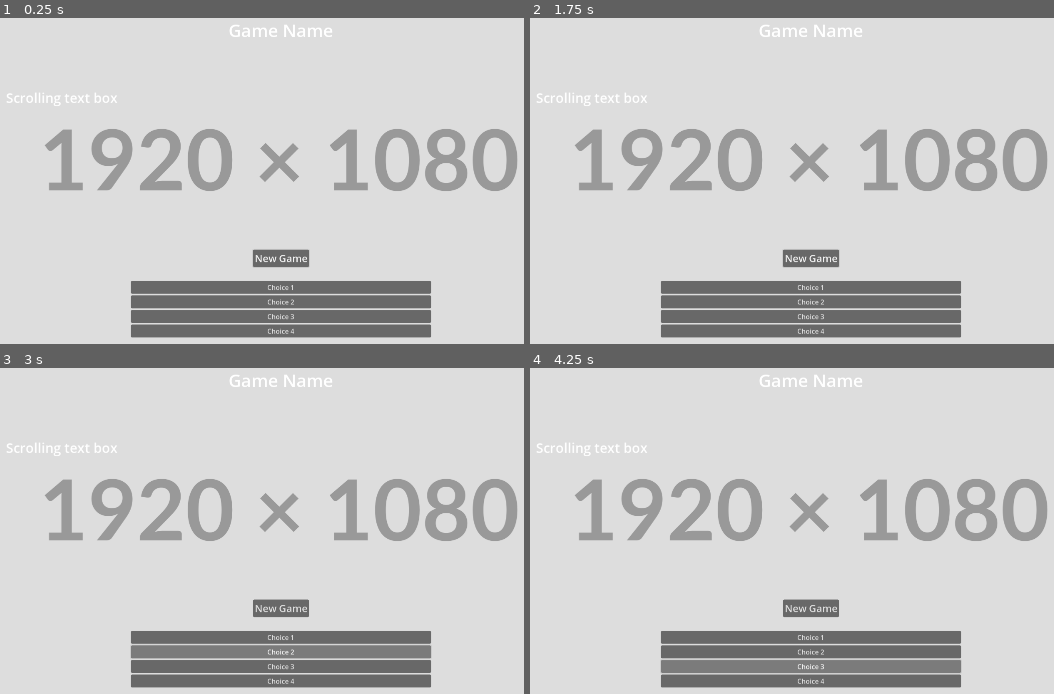
Above: before the commit, frames 1-4 (two rows, left to right).
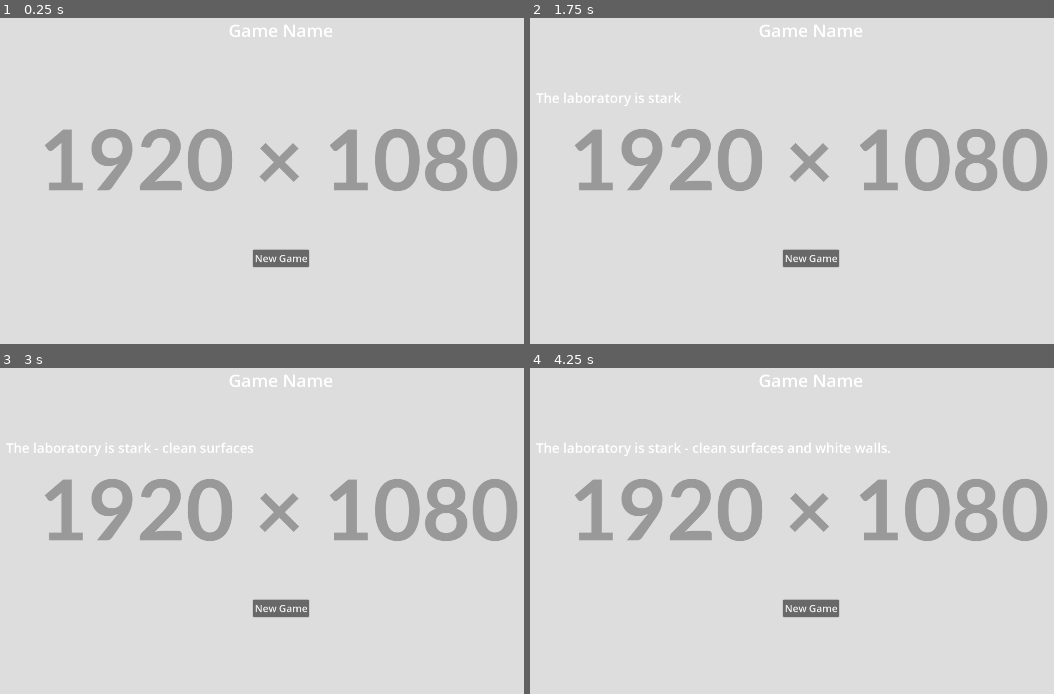
Above: after the commit, the same moments.

Repository: ReneJSchwartz/quantum-jam-2025-choose-your-own-adventure
Game: Godot game, scene res://scenes/game_tree.tscn
Same seed, same stepped clock (60 frames per second), same inputs: the game is played once before the commit and once after it.
Inputs (mouse positions are in pixels of both pictures, inside the frame that each line leads up to):
- Up to frame 1 (0.25 s): no input
- Up to frame 2 (1.75 s): click "New Game" at 0.5 s; click "New Game" at 1.25 s
- Up to frame 3 (3 s): click (282, 638) at 2 s, where only the run before the commit has a clickable "Choice 1"; click (282, 651) at 2.75 s, where only the run before the commit has a clickable "Choice 2"
- Up to frame 4 (4.25 s): click (812, 667) at 3.5 s, where only the run before the commit has a clickable "Choice 3"

The runs differ from the first frame. In frame 1, 9.6% of the frame differs, in the area x 1-83%, y 23-99%; in frame 2, 9.6%; in frame 3, 9.7%; in frame 4, 9.9%.

Commit message:
feat: add opening dialogue

Diff:
--- a/godot_project/scenes/ui/dialogue_ui.tscn
+++ b/godot_project/scenes/ui/dialogue_ui.tscn
@@ -7,22 +7,31 @@
 
 [node name="Scripts" type="Node" parent="."]
 
-[node name="DialogueUiManager" type="Node" parent="Scripts" node_paths=PackedStringArray("ui_container", "text_area")]
+[node name="DialogueUiManager" type="Node" parent="Scripts" node_paths=PackedStringArray("ui_container", "text_area", "speaker_name", "dialogue_options")]
 script = ExtResource("1_y3syv")
-text_speeds_slow_normal_fast = Array[float]([0.1, 0.15, 0.2])
+text_speeds_slow_normal_fast = Array[float]([10.0, 15.0, 20.0])
 ui_container = NodePath("../../ContainerPageView")
 text_area = NodePath("../../ContainerScrollView/MarginContainer/VBoxContainer/MarginContainer/ScrollingDialogueBox")
+speaker_name = NodePath("../../ContainerPageView/SpeakerName")
+dialogue_options = [NodePath("../../ContainerScrollView/MarginContainer/VBoxContainer/ChoiceMargin/DialogueChoices/Choice 1"), NodePath("../../ContainerScrollView/MarginContainer/VBoxContainer/ChoiceMargin/DialogueChoices/Choice 2"), NodePath("../../ContainerScrollView/MarginContainer/VBoxContainer/ChoiceMargin/DialogueChoices/Choice 3"), NodePath("../../ContainerScrollView/MarginContainer/VBoxContainer/ChoiceMargin/DialogueChoices/Choice 4")]
 
 [node name="Dialogue" type="Node" parent="Scripts"]
 script = ExtResource("2_sd0pw")
 
 [node name="ContainerPageView" type="Control" parent="."]
+visible = false
 layout_mode = 3
 anchors_preset = 15
 anchor_right = 1.0
 anchor_bottom = 1.0
 grow_horizontal = 2
 grow_vertical = 2
+
+[node name="SpeakerName" type="RichTextLabel" parent="ContainerPageView"]
+visible = false
+layout_mode = 0
+offset_right = 40.0
+offset_bottom = 40.0
 
 [node name="ContainerScrollView" type="Control" parent="."]
 layout_mode = 3
--- a/godot_project/source/dialogue/dialogue.gd
+++ b/godot_project/source/dialogue/dialogue.gd
@@ -20,10 +20,11 @@
 	# option can add dynamic continuation to dialogue with add_texts and add_options
 	#add_options([DialogueOption.create("doStuff", func(): print("do stuff callback"))])
 	#start_dialogue()
+	beginning()
 	pass
 
 ## Helper method for adding dialogue.
-func add_text(text, name, image):
+func add_text(text, name = "", image = ""):
 	steps.append(DialogueStep.create(false, [], DialogueContent.create(text, name, image)))
 
 ## Helper method for adding dialogue player options.
@@ -55,3 +56,22 @@
 		DialogueUiManager.instance.show_text(step.content)
 
 	current_dialogue_step += 1
+
+# Game specific dialogue.
+func beginning():
+	add_text("The laboratory is stark - clean surfaces and white walls.")
+	add_text("
+	Before you sits your half finished experiment in quantum computing.")
+	add_text("
+	A bright burst of light flares across your eyes.")
+	add_text("
+	And before you can blink it's gone, it's after effects glowing at the edges of your sight.")
+	var opts: Array[DialogueOption] = []
+	opts.append(DialogueOption.create("Check your readings", func(): pass))
+	opts.append(DialogueOption.create("Close your eyes", func(): pass))
+	opts.append(DialogueOption.create("I think it's time for a coffee break...", func(): pass))
+	add_options(opts)
+	start_dialogue()
+
+func passage_a():
+	pass
